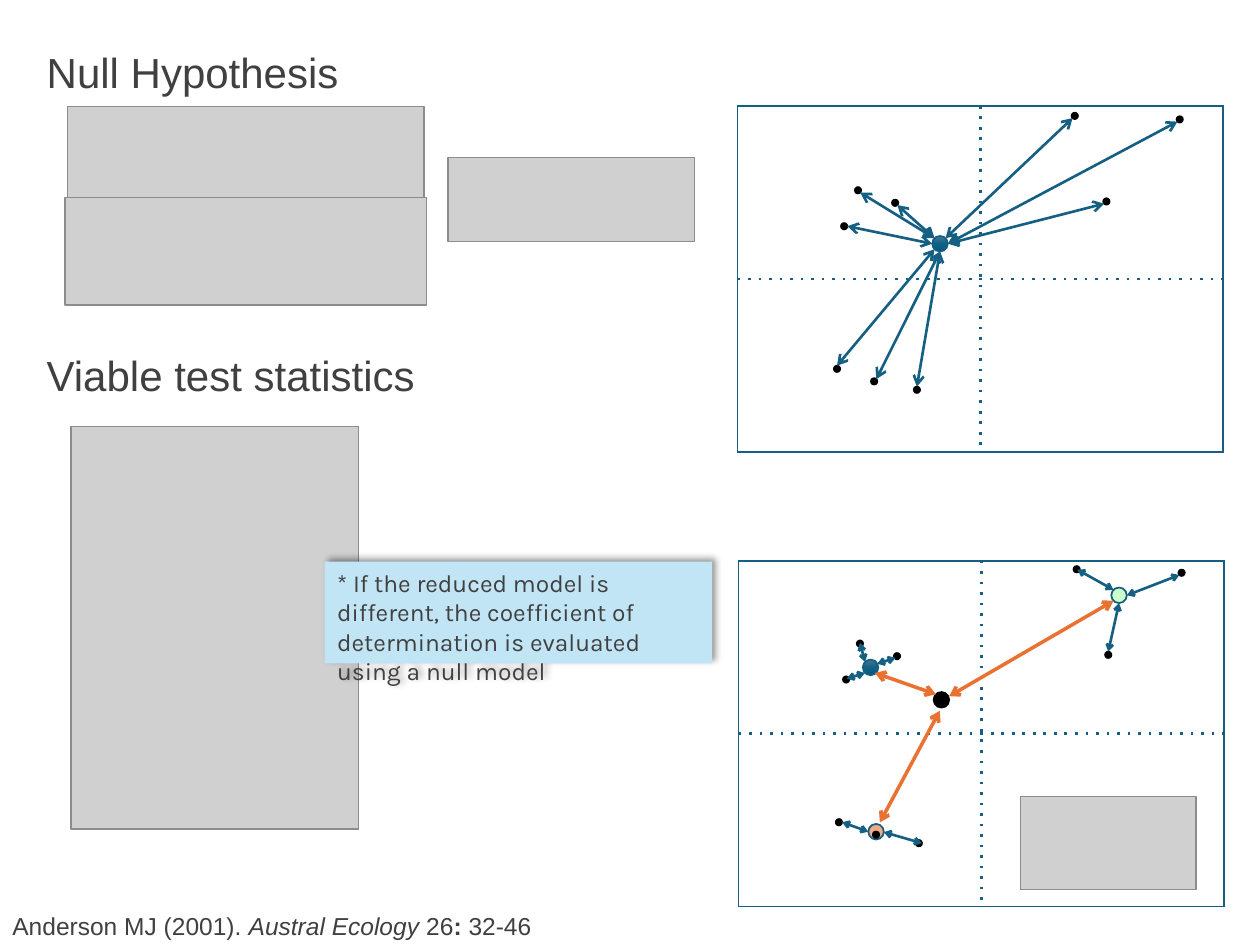
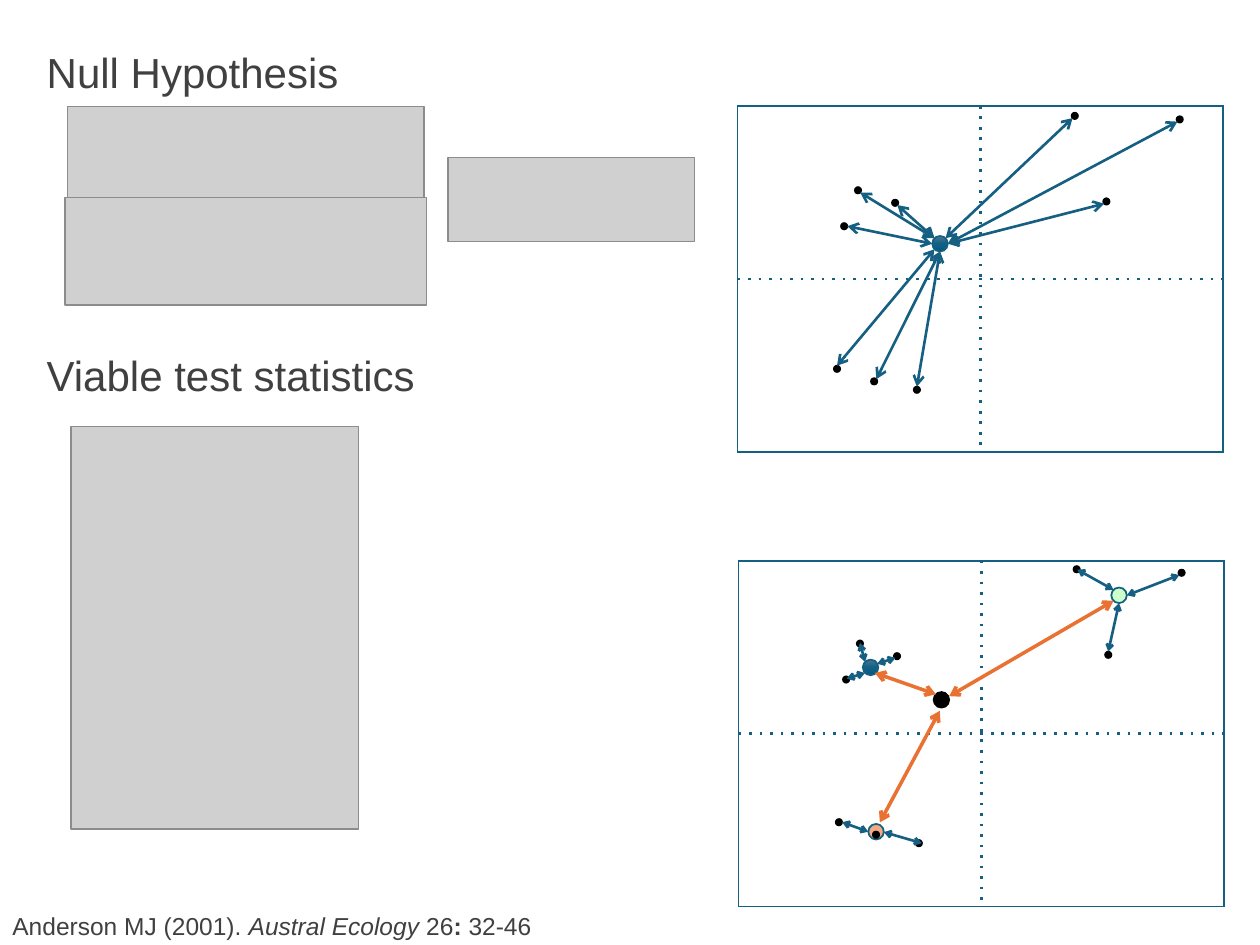
Before and after one commit to PhenoEvo/phenoevo.github.io, a slide deck: slide 6 of GMcourse/Lectures/LectureData/04.groupdifferences/stats/stat slides.pptx. Drawn at 1260x945 pixels with LibreOffice and Linux fonts; fonts in the diff are those of the drawing; grey boxes stand for pictures. Boxes give left, top, right and bottom in pixels: in the first picture for what was removed or moved away, otherwise in the second. Text is boxed around its words. In the diff, an @@ line names an element or a change of style, - is before the commit and + after.

```diff
--- a/GMcourse/Lectures/LectureData/04.groupdifferences/stats/stat slides.pptx
+++ b/GMcourse/Lectures/LectureData/04.groupdifferences/stats/stat slides.pptx
@@ rectangle removed at bbox=[325, 562, 713, 664] @@
-* If the reduced model is different, the coefficient of determination is evaluated using a null model
@@ picture removed at bbox=[1021, 796, 1196, 890] @@
```
Also in this commit, not shown: 1 slide added, 1 slide removed, 30 other files.
